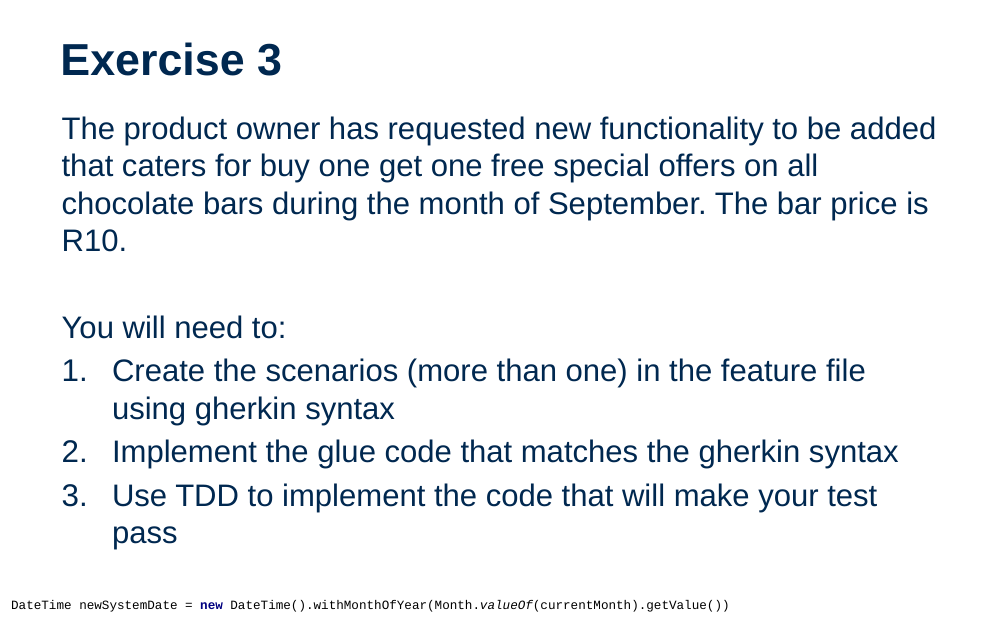
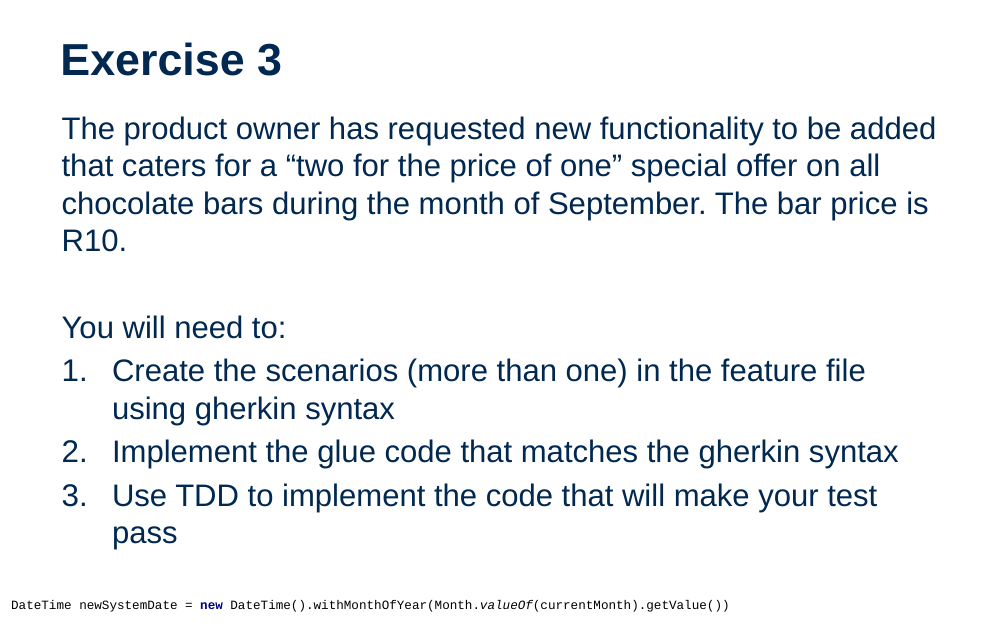
Before and after one commit to ulrich-matthiae/Dojo_BDD, a slide deck: slide 14 of content/Entelect - BDD - Dojo - 2017.pptx. Drawn at 1008x630 pixels with LibreOffice and Linux fonts; fonts in the diff are those of the drawing; background and template pictures are left out. Boxes give left, top, right and bottom in pixels: in the first picture for what was removed or moved away, otherwise in the second. Text is boxed around its words. In the diff, an @@ line names an element or a change of style, - is before the commit and + after.

Commit message:
Updated the confusing buy one get one free instruction on the slides and the feature file to now say 'two for the price of one'

```diff
--- a/content/Entelect - BDD - Dojo - 2017.pptx
+++ b/content/Entelect - BDD - Dojo - 2017.pptx
@@ text at box(62, 116, 936, 252): text changed @@
-The product owner has requested new functionality to be added that caters for buy one get one free special offers on all chocolate bars during the month of September. The bar price is R10.
+The product owner has requested new functionality to be added that caters for a “two for the price of one” special offer on all chocolate bars during the month of September. The bar price is R10.
```
Also in this commit, not shown: 1 other slide changed, 3 other files.
